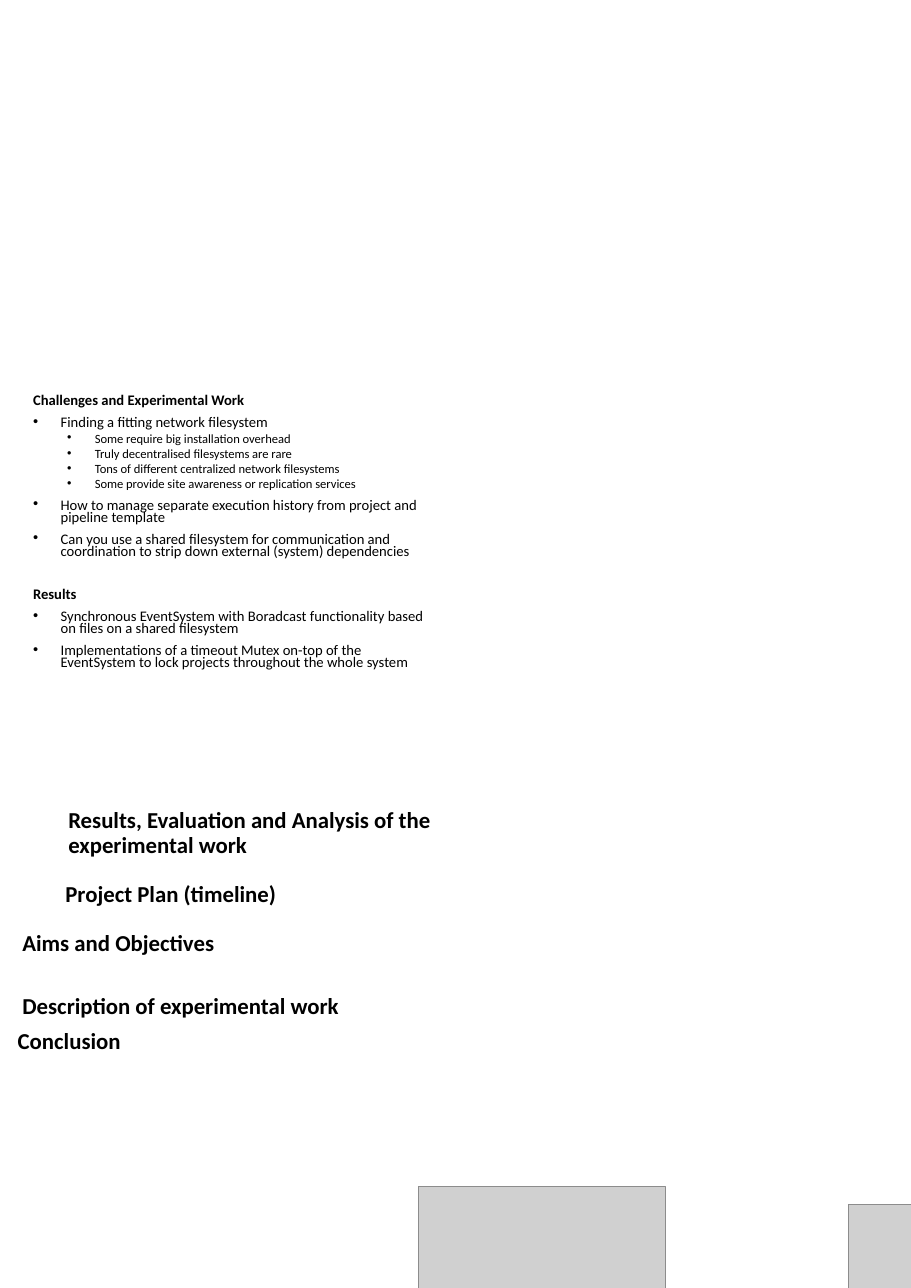
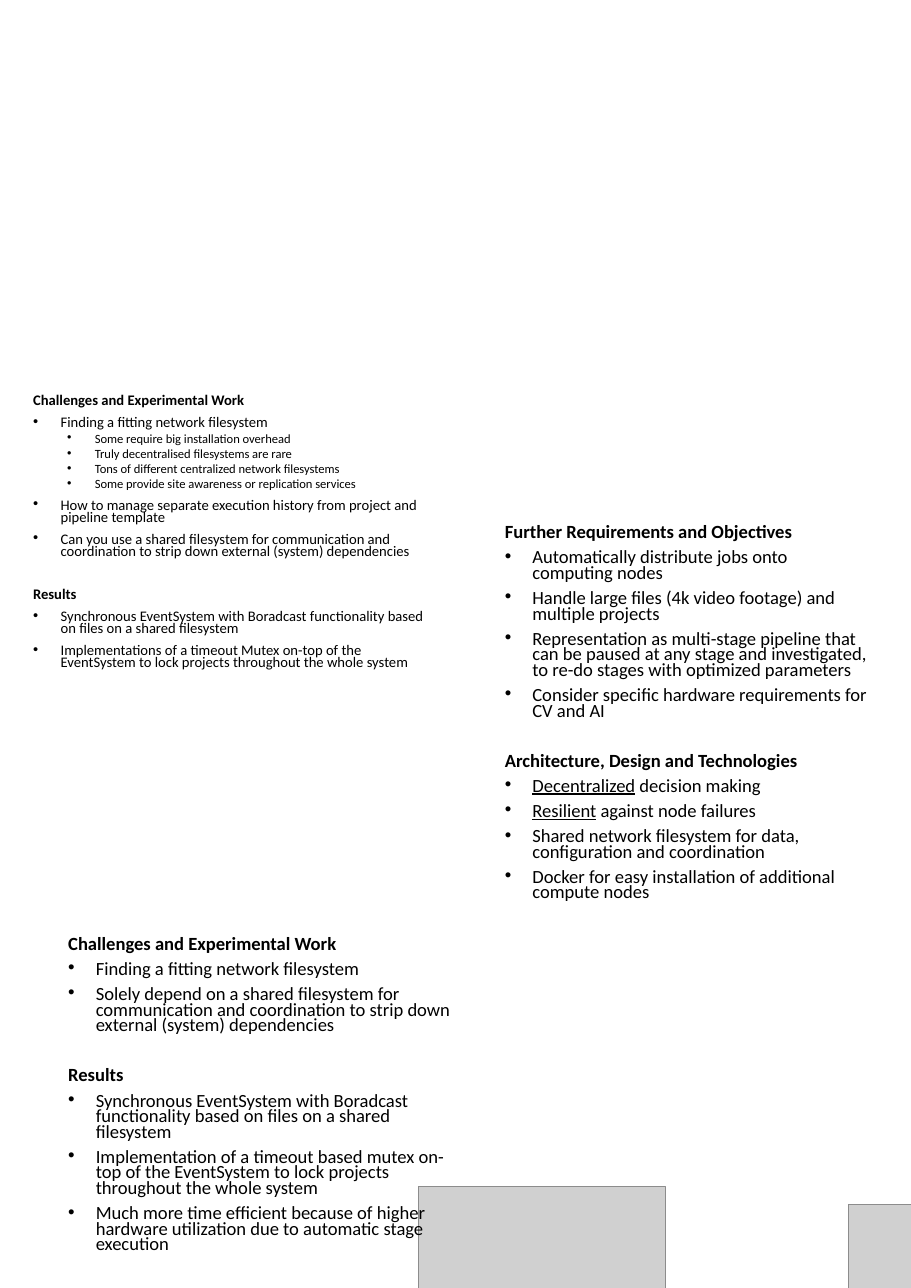
Before and after one commit to kellerkindt/master-thesis, a slide deck: slide 2 of presentation.pptx. Drawn at 911x1288 pixels with LibreOffice and Linux fonts; fonts in the diff are those of the drawing; grey boxes stand for pictures. Boxes give left, top, right and bottom in pixels: in the first picture for what was removed or moved away, otherwise in the second. Text is boxed around its words. In the diff, an @@ line names an element or a change of style, - is before the commit and + after.

```diff
--- a/presentation.pptx
+++ b/presentation.pptx
@@ text added at (505,525,867,901), 24.3 pt, text #000000 @@
+Further Requirements and Objectives
+• Automatically distribute jobs onto computing nodes
+• Handle large files (4k video footage) and multiple projects
+• Representation as multi-stage pipeline that can be paused at any stage and investigated, to re-do stages with optimized parameters
+• Consider specific hardware requirements for CV and AI
+Architecture, Design and Technologies
+• Decentralized decision making
+• Resilient against node failures
+• Shared network filesystem for data, configuration and coordination
+• Docker for easy installation of additional compute nodes
@@ text removed at (68,812,431,857) @@
-Results, Evaluation and Analysis of the experimental work
@@ text removed at (65,885,276,906) @@
-Project Plan (timeline)
@@ text removed at (22,935,214,955) @@
-Aims and Objectives
@@ text added at (68,937,450,1250), 24.3 pt, text #000000 @@
+Challenges and Experimental Work
+• Finding a fitting network filesystem
+• Solely depend on a shared filesystem for communication and coordination to strip down external (system) dependencies
+Results
+• Synchronous EventSystem with Boradcast functionality based on files on a shared filesystem
+• Implementation of a timeout based mutex on-top of the EventSystem to lock projects throughout the whole system
+• Much more time efficient because of higher hardware utilization due to automatic stage execution
@@ text removed at (22,998,339,1018) @@
-Description of experimental work
@@ text removed at (18,1033,121,1049) @@
-Conclusion
```
Also in this commit, not shown: 1 other slide changed, 5 other files.
